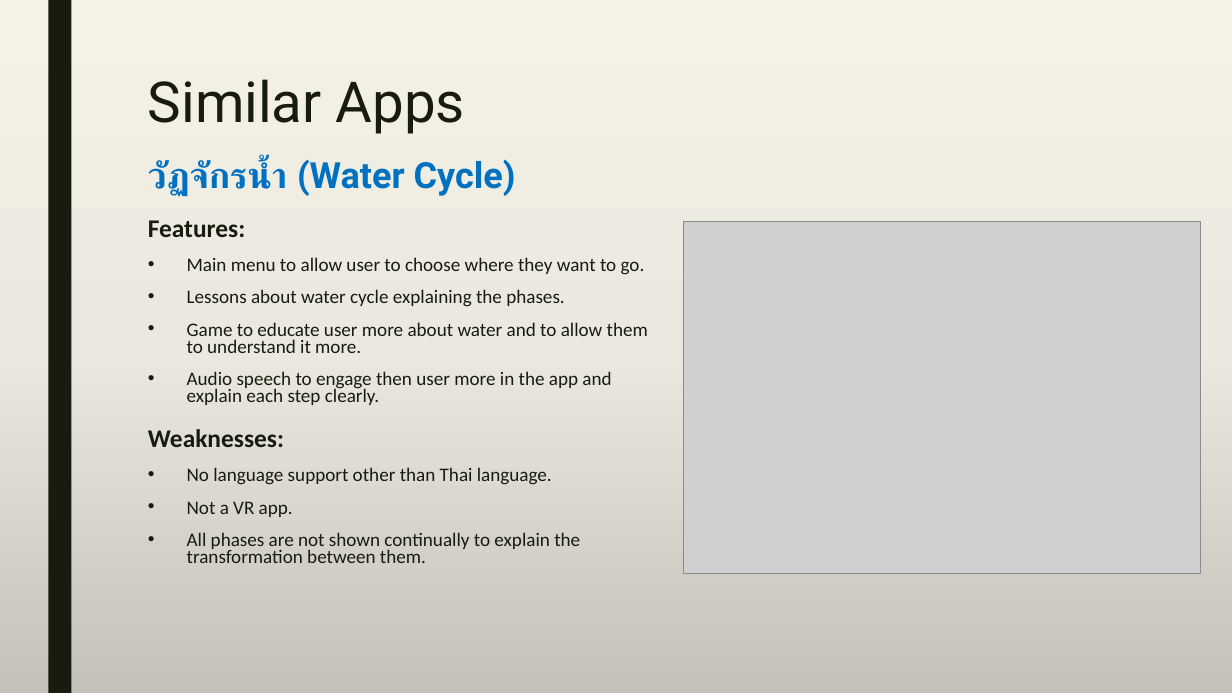
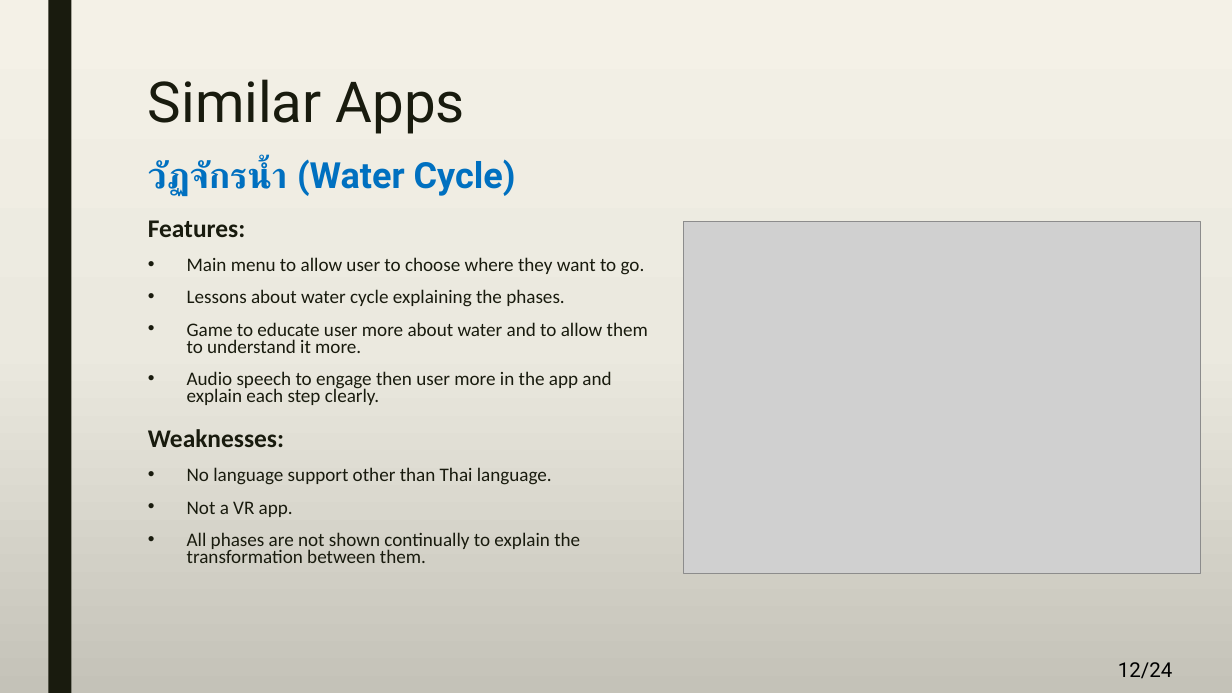
Before and after one commit to A-3li/Capstone, a slide deck: slide 12 of Capstone.pptx. Drawn at 1232x693 pixels with LibreOffice and Linux fonts; fonts in the diff are those of the drawing; grey boxes stand for pictures. Boxes give left, top, right and bottom in pixels: in the first picture for what was removed or moved away, otherwise in the second. Text is boxed around its words. In the diff, an @@ line names an element or a change of style, - is before the commit and + after.

```diff
--- a/Capstone.pptx
+++ b/Capstone.pptx
@@ page number added at [1118,662,1172,679], 16 pt, text #000000 @@
+12/24
```
Also in this commit, not shown: 21 other slides changed, 1 slide added.
